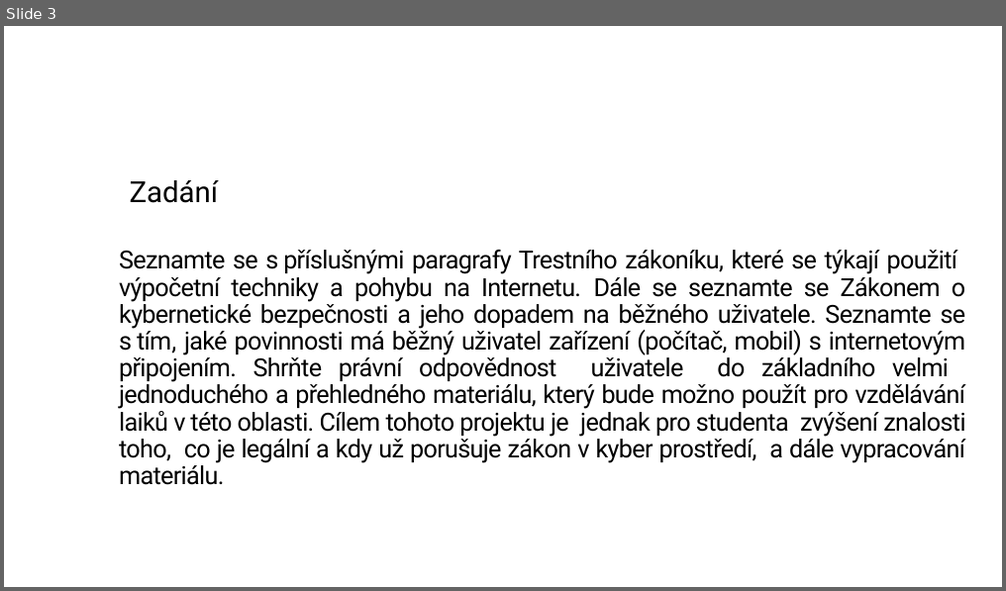
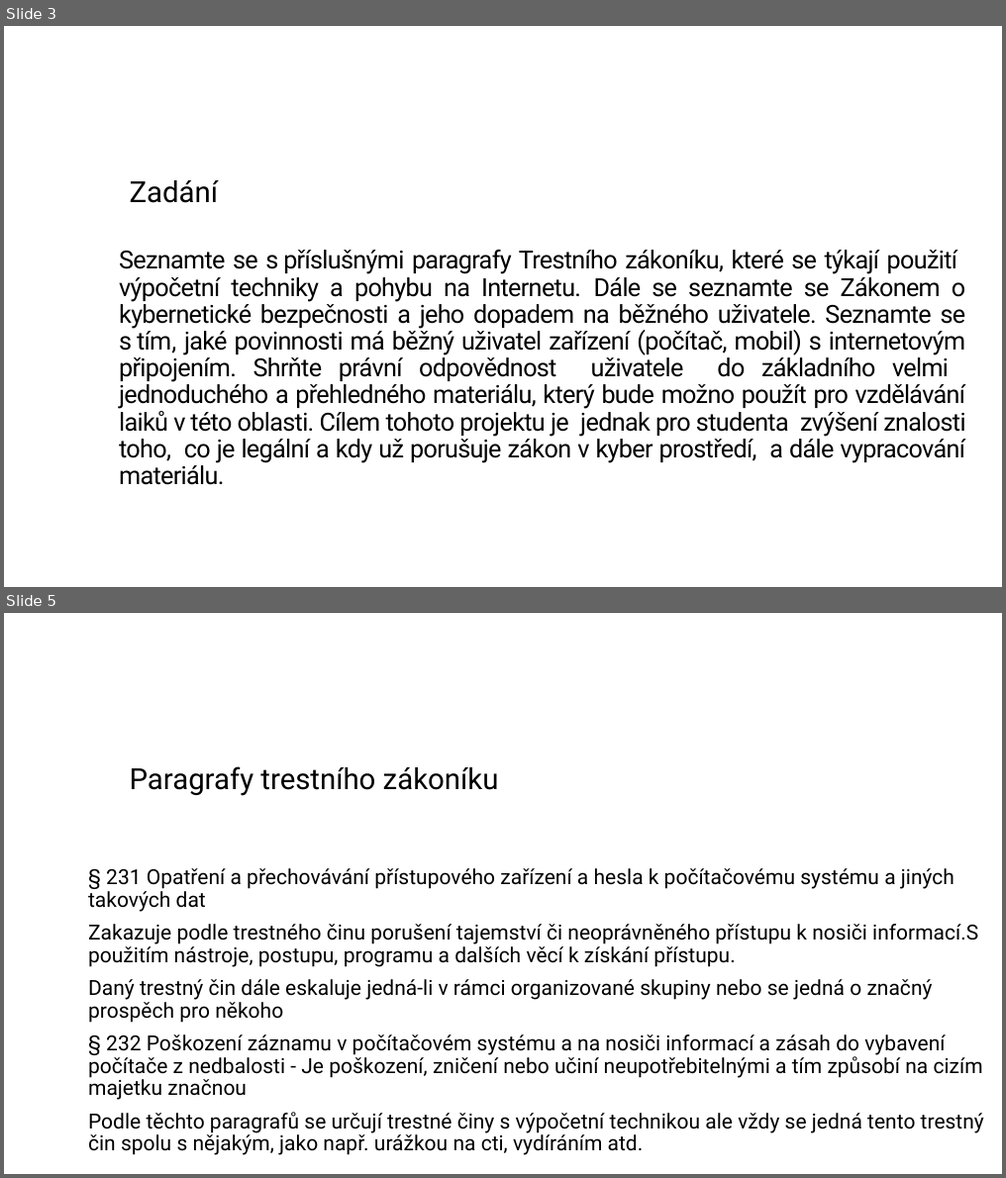
Before and after one commit to zimice/pr2_it_use, a slide deck: Kochanek_projekt_II_it_use_liability.pptx. Shown one above the other, each under a label of ours: slide 3 before the commit, slides 3 and 5 after it; the slides between them are not shown. The pictures are 1006x591 and 1006x1178 pixels, drawn with LibreOffice and Linux fonts; fonts in the diff are those of the drawing; background and template pictures are left out. Boxes give left, top, right and bottom in pixels: in the first picture for what was removed or moved away, otherwise in the second. Text is boxed around its words. In the diff, an @@ line names an element or a change of style, - is before the commit and + after.

```diff
--- a/Kochanek_projekt_II_it_use_liability.pptx
+++ b/Kochanek_projekt_II_it_use_liability.pptx
@@ slide 5 added at (4,613,1002,1174), background #FFFFFF @@
@@ title added at (130,766,499,796), 28 pt, text #000000 @@
+Paragrafy trestního zákoníku
@@ text added at (88,868,984,1156), 20 pt, text #000000 @@
+§ 231 Opatření a přechovávání přístupového zařízení a hesla k počítačovému systému a jiných takových dat
+Zakazuje podle trestného činu porušení tajemství či neoprávněného přístupu k nosiči informací.S použitím nástroje, postupu, programu a dalších věcí k získání přístupu.
+Daný trestný čin dále eskaluje jedná-li v rámci organizované skupiny nebo se jedná o značný prospěch pro někoho
+§ 232 Poškození záznamu v počítačovém systému a na nosiči informací a zásah do vybavení počítače z nedbalosti - Je poškození, zničení nebo učiní neupotřebitelnými a tím způsobí na cizím majetku značnou
+Podle těchto paragrafů se určují trestné činy s výpočetní technikou ale vždy se jedná tento trestný čin spolu s nějakým, jako např. urážkou na cti, vydíráním atd.
```
Also in this commit, not shown: 2 slides changed, 2 other slides added, 15 slides removed.
